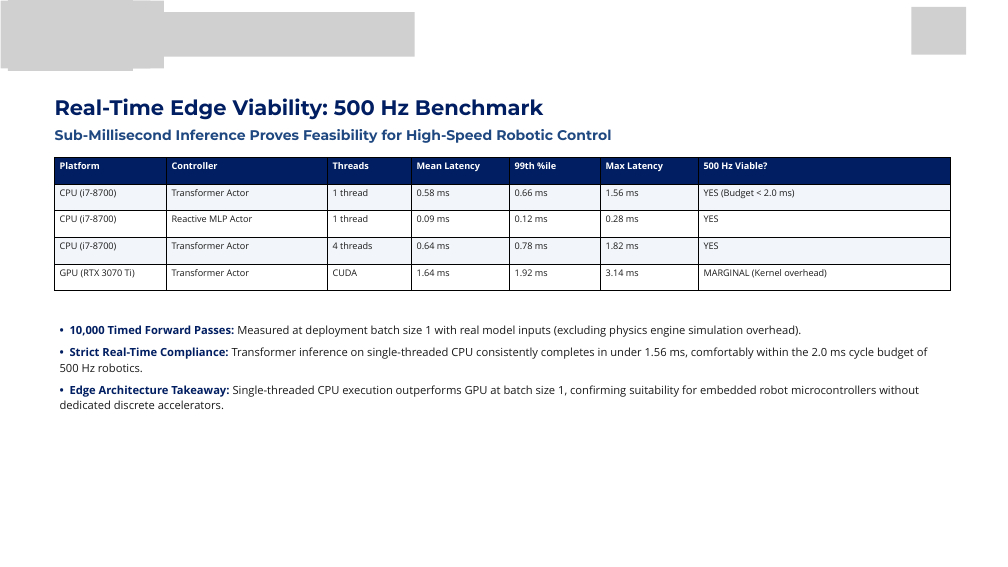
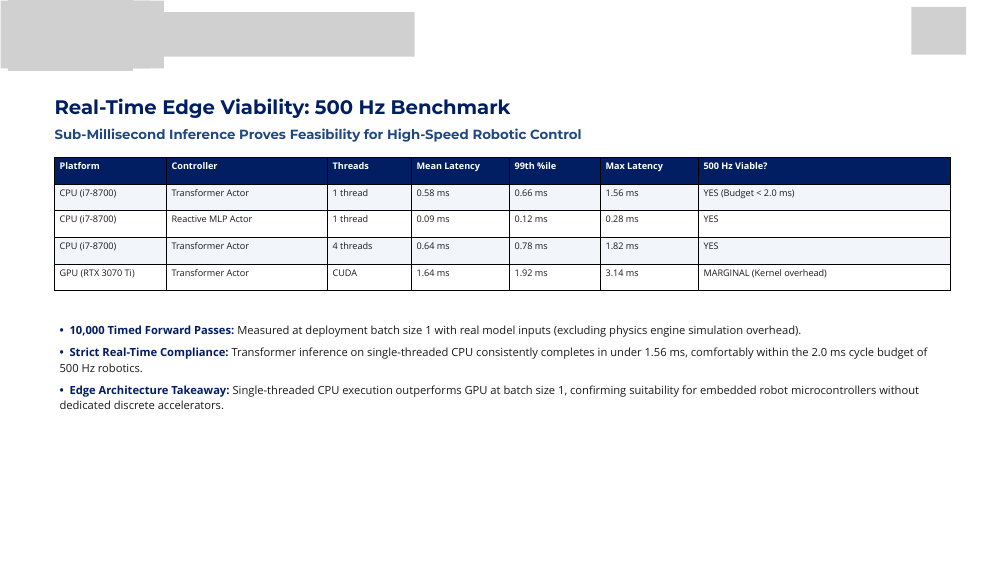
Before and after one commit to Fane-Nathan/tmrl, a slide deck: slide 9 of paper/reporting/193 - Presentation.pptx. Drawn at 1008x567 pixels with LibreOffice and Linux fonts; fonts in the diff are those of the drawing; grey boxes stand for pictures; background and template pictures are left out. Boxes give left, top, right and bottom in pixels: in the first picture for what was removed or moved away, otherwise in the second. Text is boxed around its words. In the diff, an @@ line names an element or a change of style, - is before the commit and + after.

```diff
--- a/paper/reporting/193 - Presentation.pptx
+++ b/paper/reporting/193 - Presentation.pptx
@@ text "Real-Time Edge Viability: 500 Hz ..." at (55, 98, 511, 118): size 30 to 28 pt @@
@@ text "Sub-Millisecond Inference Proves Feasibility for ..." at (55, 128, 581, 142): size 20 to 19 pt @@
```
Also in this commit, not shown: 9 other slides changed, 1 slide added, 1 slide removed, 15 other files.
